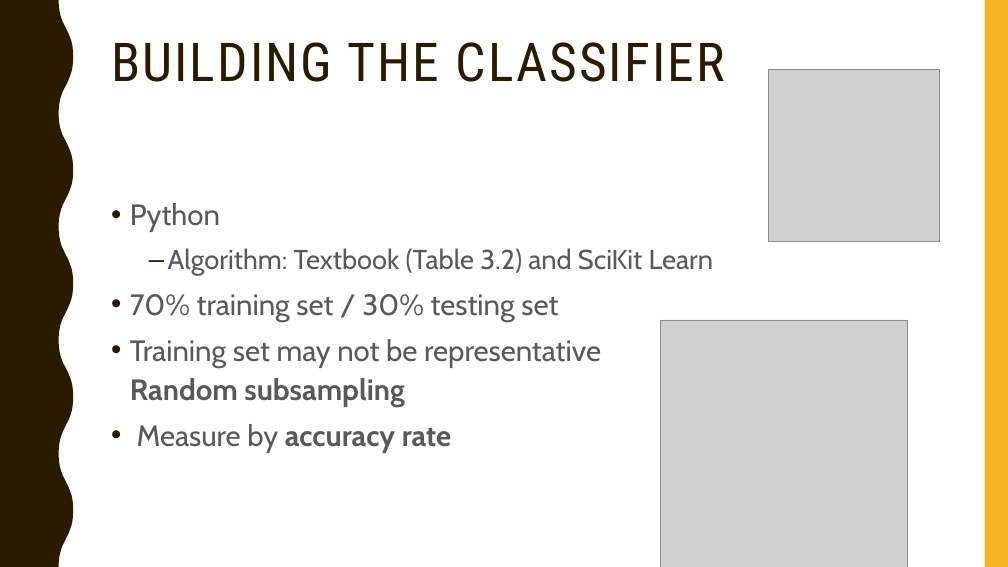
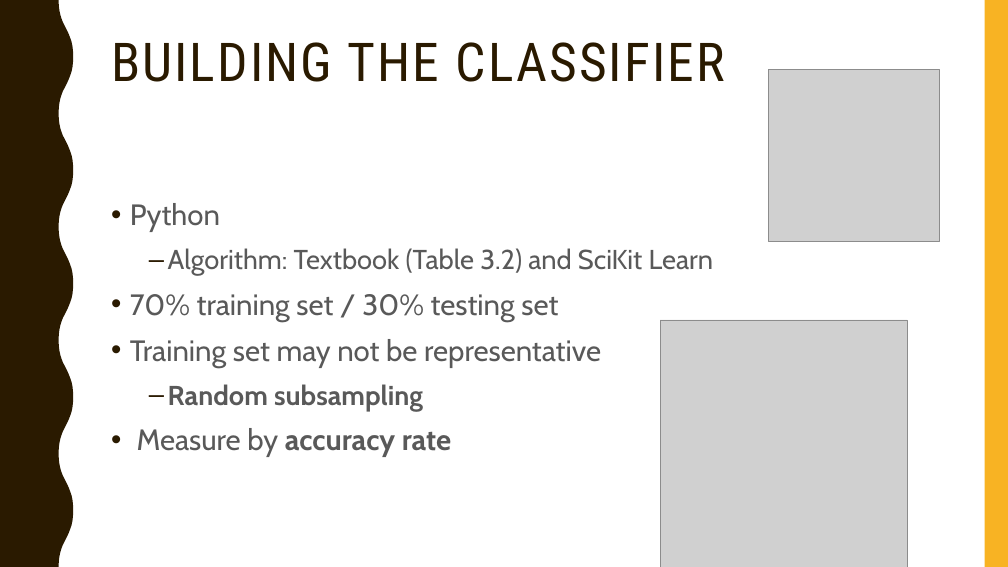
Before and after one commit to gururaj-shriram/ece548-machine-learning, a slide deck: slide 6 of proj1/presentation/pres.pptx. Drawn at 1008x567 pixels with LibreOffice and Linux fonts; fonts in the diff are those of the drawing; grey boxes stand for pictures. Boxes give left, top, right and bottom in pixels: in the first picture for what was removed or moved away, otherwise in the second. Text is boxed around its words. In the diff, an @@ line names an element or a change of style, - is before the commit and + after.

```diff
--- a/proj1/presentation/pres.pptx
+++ b/proj1/presentation/pres.pptx
@@ text at [130,339,601,411]: text changed @@
-• Training set may not be representative Random subsampling
+• Training set may not be representative
+  – Random subsampling
```
Also in this commit, not shown: 10 other slides changed, 29 other files.
